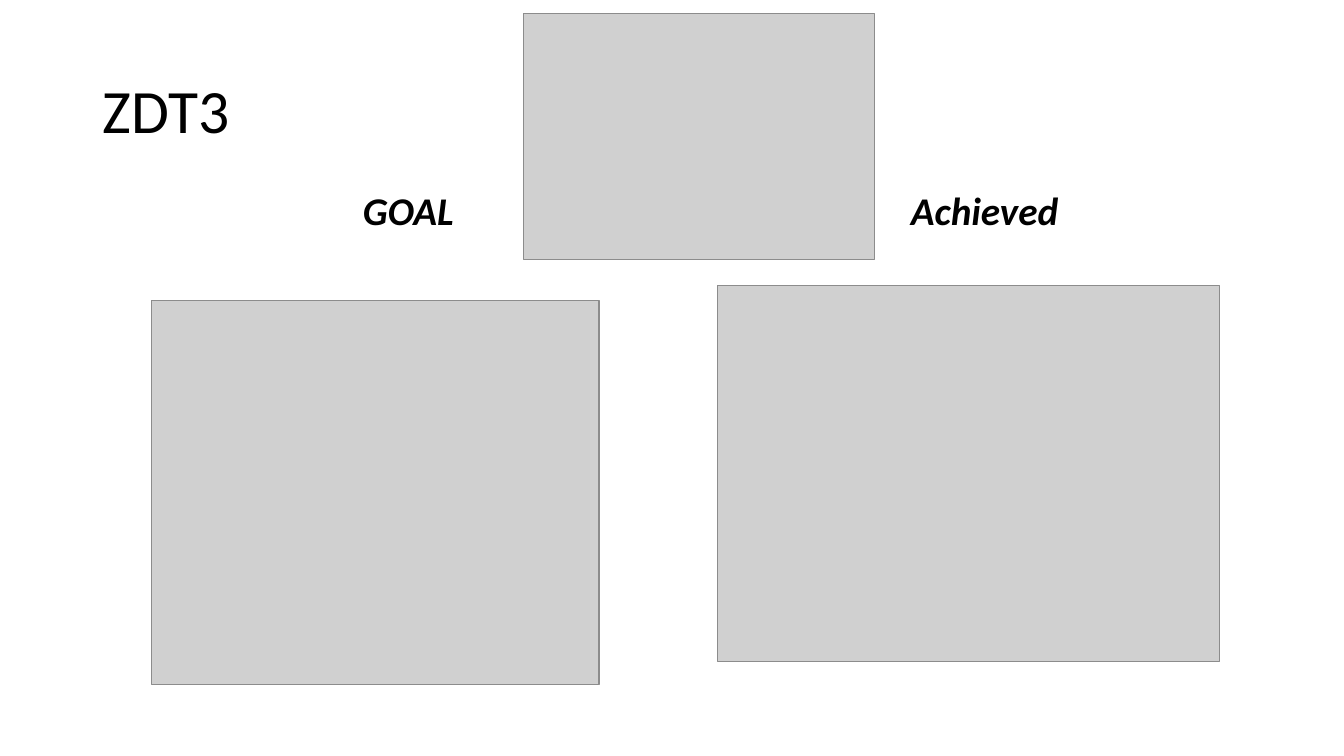
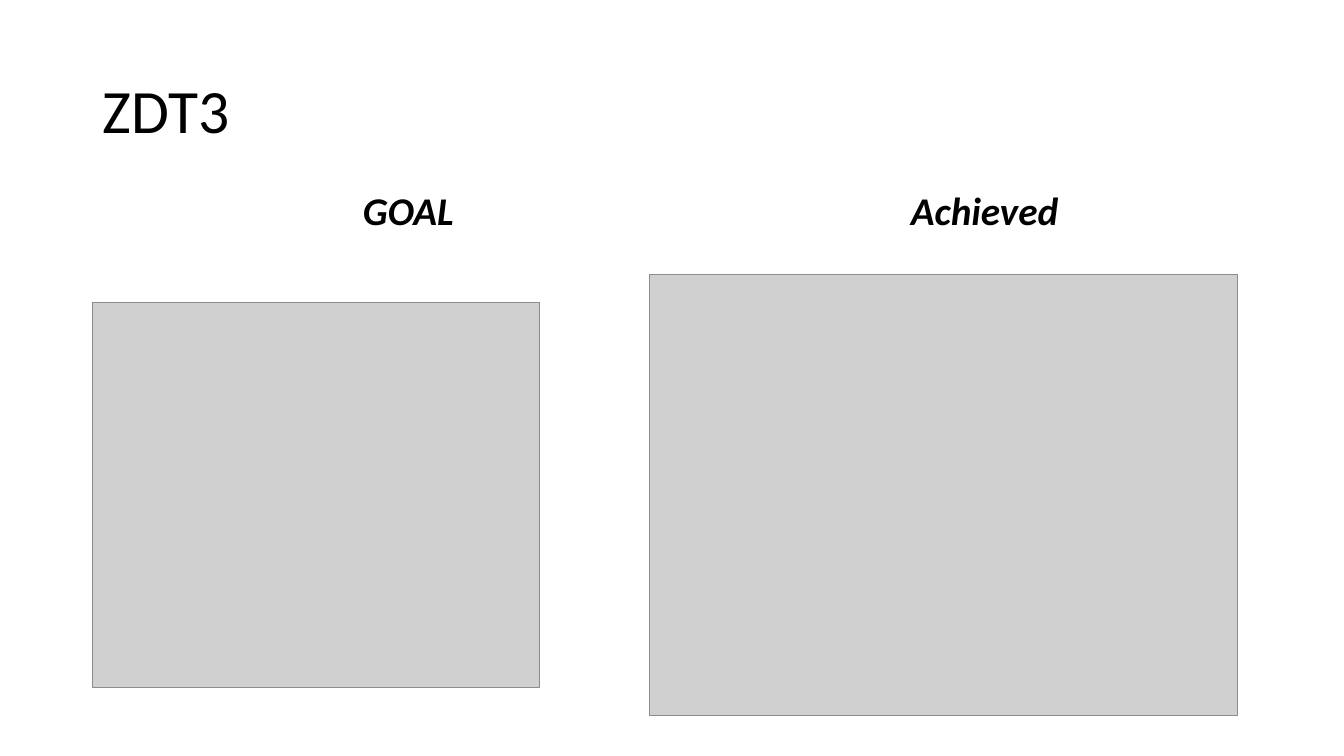
Before and after one commit to matthewmjw22/ENME625, a slide deck: slide 9 of Pareto Comparisons.pptx (slide 4 before the commit). Drawn at 1344x756 pixels with LibreOffice and Linux fonts; fonts in the diff are those of the drawing; grey boxes stand for pictures. Boxes give left, top, right and bottom in pixels: in the first picture for what was removed or moved away, otherwise in the second. Text is boxed around its words. In the diff, an @@ line names an element or a change of style, - is before the commit and + after.

```diff
--- a/Pareto Comparisons.pptx
+++ b/Pareto Comparisons.pptx
@@ picture removed at (524,13,874,259) @@
@@ picture: place and size @@
-picture at (718,285,1219,661)
+picture at (650,275,1238,717)
@@ picture: place and size @@
-picture at (152,300,600,686)
+picture at (93,302,540,688)
```
Also in this commit, not shown: 6 other slides changed, 15 slides added, 13 other files.
